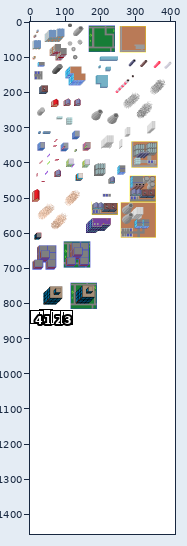
Edited in one commit: sprite sheet (misc/artlib.png). Above, an overview of the earlier version with the close-up marked.
Close-up. Before the commit:
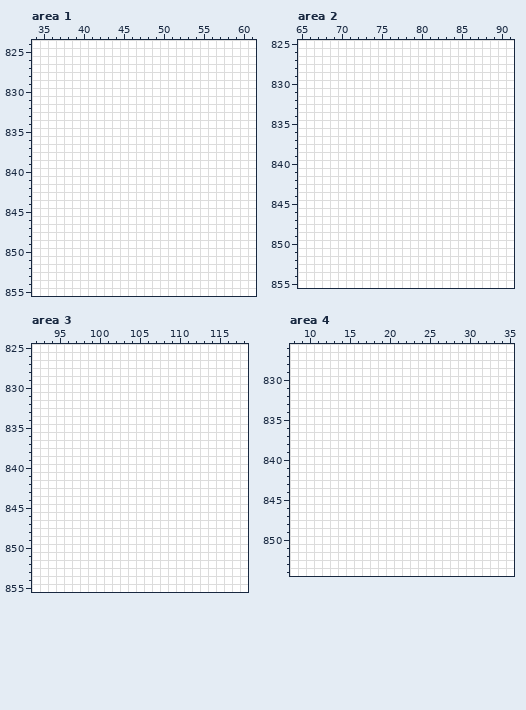
The file is 412x1456 pixels. Colours within 5 levels of each other are drawn and written as one. Shown: area 1: x 34..61, y 824..855; area 2: x 65..91, y 825..855; area 3: x 92..118, y 825..855; area 4: x 8..35, y 826..854. The commit also changed other parts of the picture, which this record leaves out.
After:
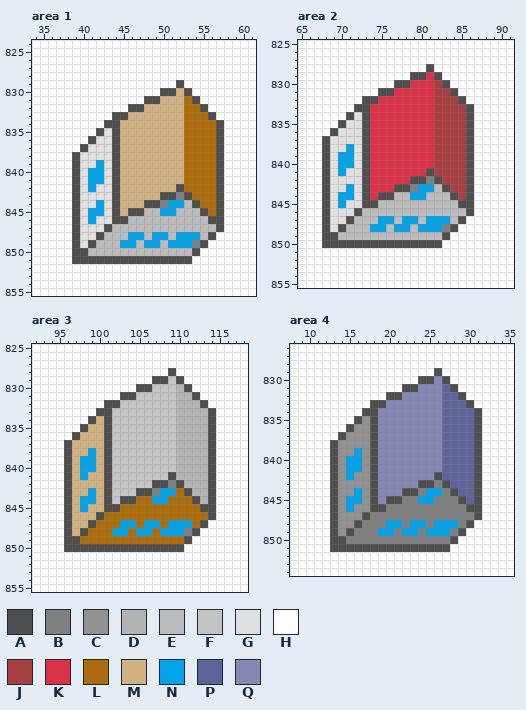
Palette (. is transparent): A #4f4f4f  B #7f7f7f  C #919191  D #b4b4b4  E #bcbcbc  F #c3c3c3  G #e0e0e0  H #ffffff  J #a84042  K #d93146  L #ad6b0a  M #d1b181  N #00a2e8  P #5f639a  Q #8488b3
What changed:
Changed rows in their new state; - is an unchanged pixel.
Area 1:
first column x 39:
829 -------------A-----
830 -----------AAMA----
831 ---------AAMMMLA---
832 -------AAMMMMMLLA--
833 -----AAMMMMMMMLLLA-
834 ----AAMMMMMMMMLLLLA
835 ---AGAMMMMMMMMLLLLA
836 --AGGAMMMMMMMMLLLLA
837 -AGGGAMMMMMMMMLLLLA
838 AGGGGAMMMMMMMMLLLLA
839 AGGNGAMMMMMMMMLLLLA
840 AGNNGAMMMMMMMMLLLLA
841 AGNNGAMMMMMMMMLLLLA
842 AGNGGAMMMMMMMALLLLA
843 AGGGGAMMMMMAABALLLA
844 AGGNGAMMMAABNNEALLA
845 AGNNGAMAAEENNEEEALA
846 AGNGGAAEEEEEEEEEEAA
847 AGGGAEEEEEEEEEEEEEA
848 AGGAEEENNENNENNNEA-
849 AGAEEENNENNENNNBA--
850 AAEEEEEEEEEEEEEA---
851 AAAAAAAAAAAAAAA----
Area 2:
first column x 68:
828 -------------A-----
829 -----------AAKA----
830 ---------AAKKKJA---
831 -------AAKKKKKJJA--
832 -----AAKKKKKKKJJJA-
833 ----AAKKKKKKKKJJJJA
834 ---AGAKKKKKKKKJJJJA
835 --AGGAKKKKKKKKJJJJA
836 -AGGGAKKKKKKKKJJJJA
837 AGGGGAKKKKKKKKJJJJA
838 AGGNGAKKKKKKKKJJJJA
839 AGNNGAKKKKKKKKJJJJA
840 AGNNGAKKKKKKKKJJJJA
841 AGNGGAKKKKKKKAJJJJA
842 AGGGGAKKKKKAABAJJJA
843 AGGNGAKKKAABNNEAJJA
844 AGNNGAKAAEENNEEEAJA
845 AGNGGAAEEEEEEEEEEAA
846 AGGGAEEEEEEEEEEEEEA
847 AGGAEEENNENNENNNEA-
848 AGAEEENNENNENNNBA--
849 AAEEEEEEEEEEEEEA---
850 AAAAAAAAAAAAAAA----
Area 3:
first column x 96:
828 -------------A-----
829 -----------AAFA----
830 ---------AAFFFDA---
831 -------AAFFFFFDDA--
832 -----AAFFFFFFFDDDA-
833 ----AAFFFFFFFFDDDDA
834 ---AMAFFFFFFFFDDDDA
835 --AMMAFFFFFFFFDDDDA
836 -AMMMAFFFFFFFFDDDDA
837 AMMMMAFFFFFFFFDDDDA
838 AMMNMAFFFFFFFFDDDDA
839 AMNNMAFFFFFFFFDDDDA
840 AMNNMAFFFFFFFFDDDDA
841 AMNMMAFFFFFFFADDDDA
842 AMMMMAFFFFFAABADDDA
843 AMMNMAFFFAABNNLADDA
844 AMNNMAFAALLNNLLLADA
845 AMNMMAALLLLLLLLLLAA
846 AMMMALLLLLLLLLLLLLA
847 AMMALLLNNLNNLNNNLA-
848 AMALLLNNLNNLNNNBA--
849 AALLLLLLLLLLLLLA---
850 AAAAAAAAAAAAAAA----
Area 4:
first column x 13:
829 -------------A-----
830 -----------AAQA----
831 ---------AAQQQPA---
832 -------AAQQQQQPPA--
833 -----AAQQQQQQQPPPA-
834 ----AAQQQQQQQQPPPPA
835 ---ACAQQQQQQQQPPPPA
836 --ACCAQQQQQQQQPPPPA
837 -ACCCAQQQQQQQQPPPPA
838 ACCCCAQQQQQQQQPPPPA
839 ACCNCAQQQQQQQQPPPPA
840 ACNNCAQQQQQQQQPPPPA
841 ACNNCAQQQQQQQQPPPPA
842 ACNCCAQQQQQQQAPPPPA
843 ACCCCAQQQQQAABAPPPA
844 ACCNCAQQQAABNNBAPPA
845 ACNNCAQAABBNNBBBAPA
846 ACNCCAABBBBBBBBBBAA
847 ACCCABBBBBBBBBBBBBA
848 ACCABBBNNBNNBNNNBA-
849 ACABBBNNBNNBNNNBA--
850 AABBBBBBBBBBBBBA---
851 AAAAAAAAAAAAAAA----
Changed places in both close-ups, as pixel boxes (x1, y1, x2, y2):
changed: (72, 80, 224, 264)
changed: (322, 64, 474, 248)
changed: (64, 368, 216, 552)
changed: (330, 368, 482, 552)
